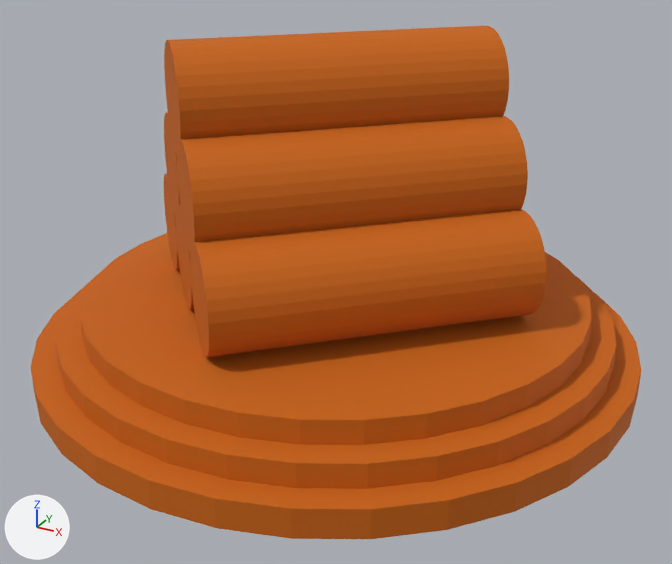
An edit to the glTF model public/assets/harbor_resources/harbor_wood.glb, drawn before and after from the same camera.
Both versions are drawn from a camera (50 mm lens) standing at (9.27, -10.03, 9.08) and looking at (1.29, 4.46, 1.83). Arrows for +X, +Y and +Z are at lower left; the lights stay in place. The picture after the commit comes second. Vertices at exactly the same position are counted once.

Names of what the first picture shows: 'harbor_wood'.
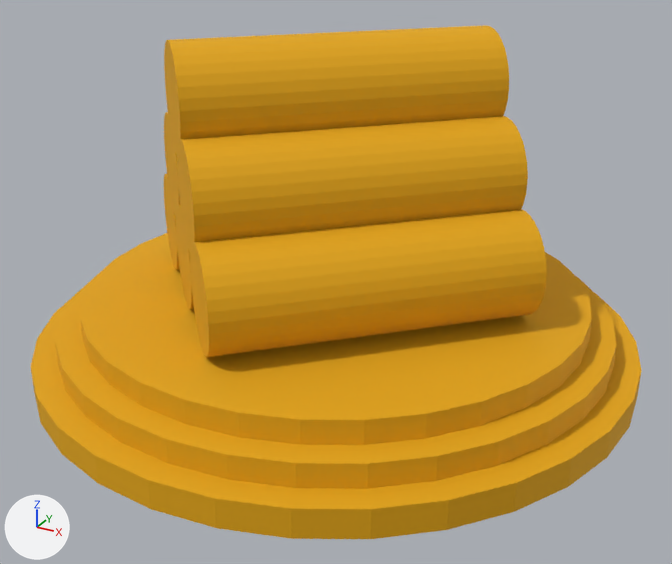
Location of each change, (x1, y1, x2, y2) in pixels of the pictures (672 x 564 px):
part 1 of me_harbor_wood, recoloured (lighter)
    both: (31, 25, 641, 539)

The change, as a list of edits to the scene's bpy script:
```text
Change me_harbor_wood:
    where me_harbor_wood.from_pydata(...)  # 860 vertices, 1873 faces; spans x -5.0..7.0, y -1.0..11.0, z 0.0..6.45
    used by ob_harbor_wood; location = (0.0, 0.0, 0.0)
    me_harbor_wood part 1: 1873 faces centred in x -4.96..6.97, y -0.96..10.97, z 0.0..6.44 are repainted in the vertex colours; the middle colour goes from orange #cc6600 to yellow #e7aa00
```
